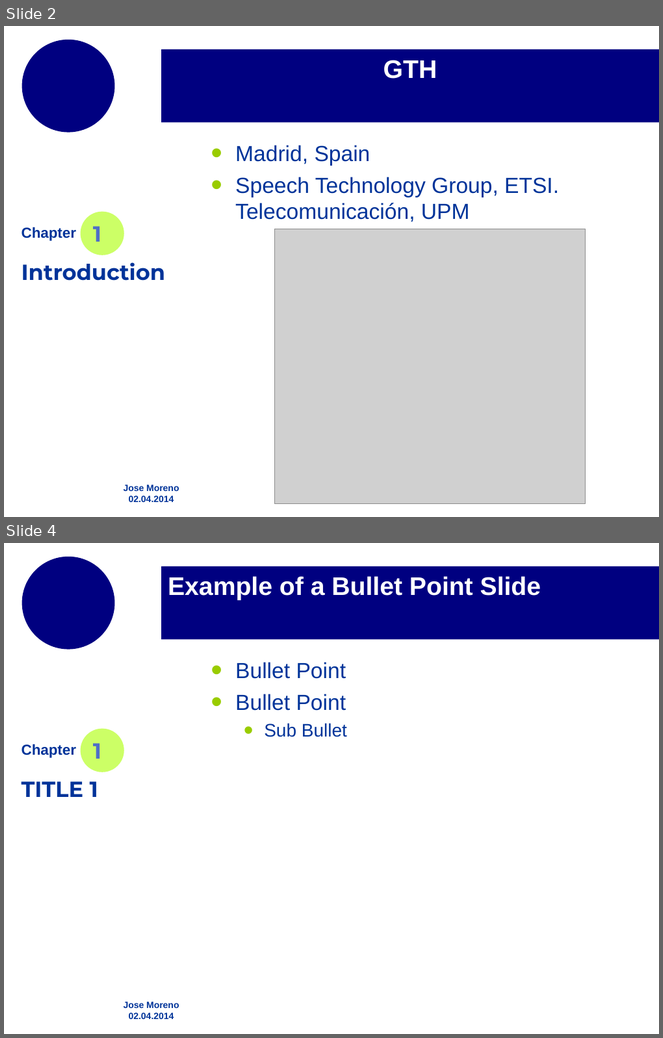
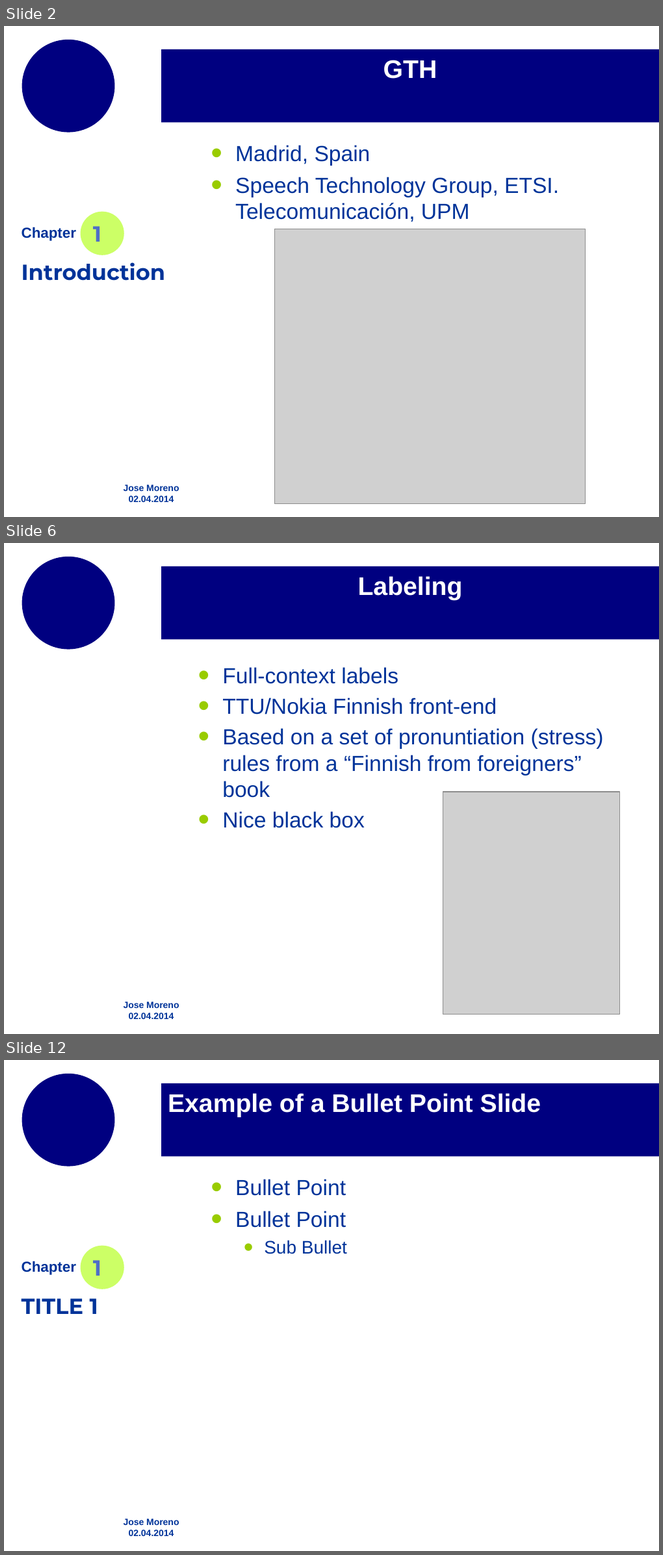
Before and after one commit to josemoreno/PFC_memoria, a slide deck: pres.odp. Shown one above the other, each under a label of ours: slides 2 and 4 before the commit, slides 2, 6 and 12 after it; the slides between them are not shown. The pictures are 663x1038 and 663x1555 pixels, drawn with LibreOffice and Linux fonts; fonts in the diff are those of the drawing; grey boxes stand for pictures; background and template pictures are left out. Boxes give left, top, right and bottom in pixels: in the first picture for what was removed or moved away, otherwise in the second. Text is boxed around its words. In the diff, an @@ line names an element or a change of style, - is before the commit and + after.

```diff
--- a/pres.odp
+++ b/pres.odp
@@ slide 6 added at (4,543,659,1034), background #FFFFFF; not listed: 2 template elements that a slide beside it also shows @@
@@ title added at (161,566,659,639), fill #000080, 28 pt, text #FFFFFF, bold @@
+Labeling
@@ text added at (222,667,604,828), 24 pt, text #003399 @@
+• Full-context labels
+• TTU/Nokia Finnish front-end
+• Based on a set of pronuntiation (stress) rules from a “Finnish from foreigners” book
+• Nice black box
@@ picture added at (443,792,620,1015) @@
@@ what was slide 4 is now slide 12 @@
```
Also in this commit, not shown: 1 slide changed, 7 other slides added, 5 other files.
